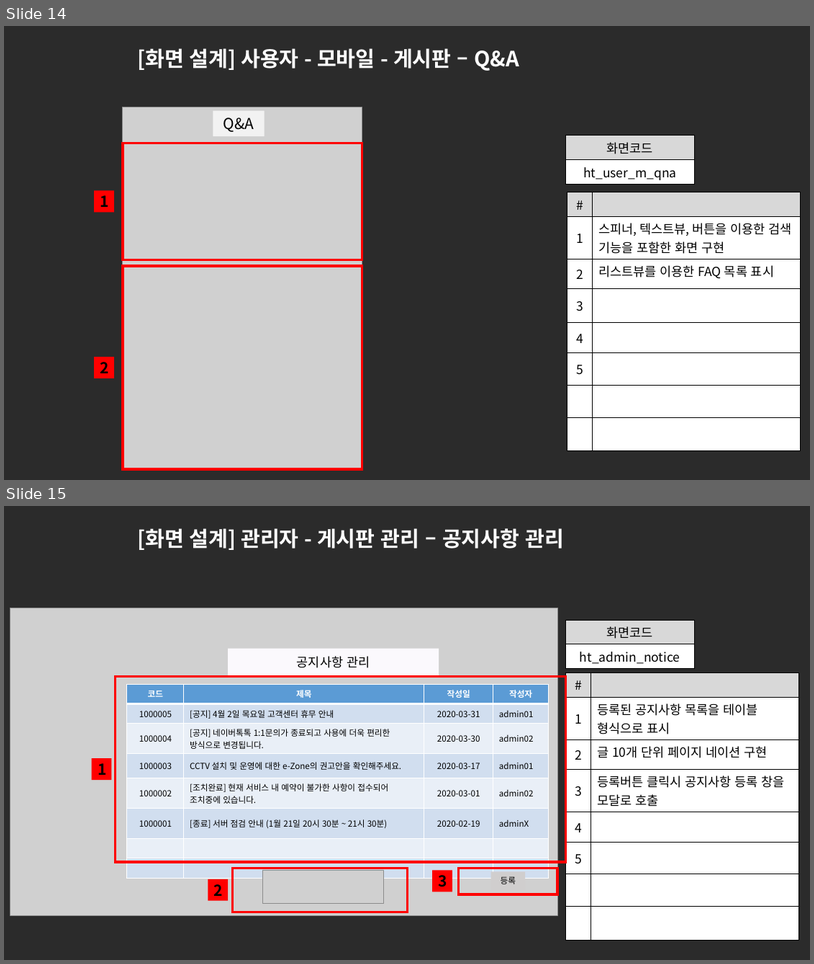
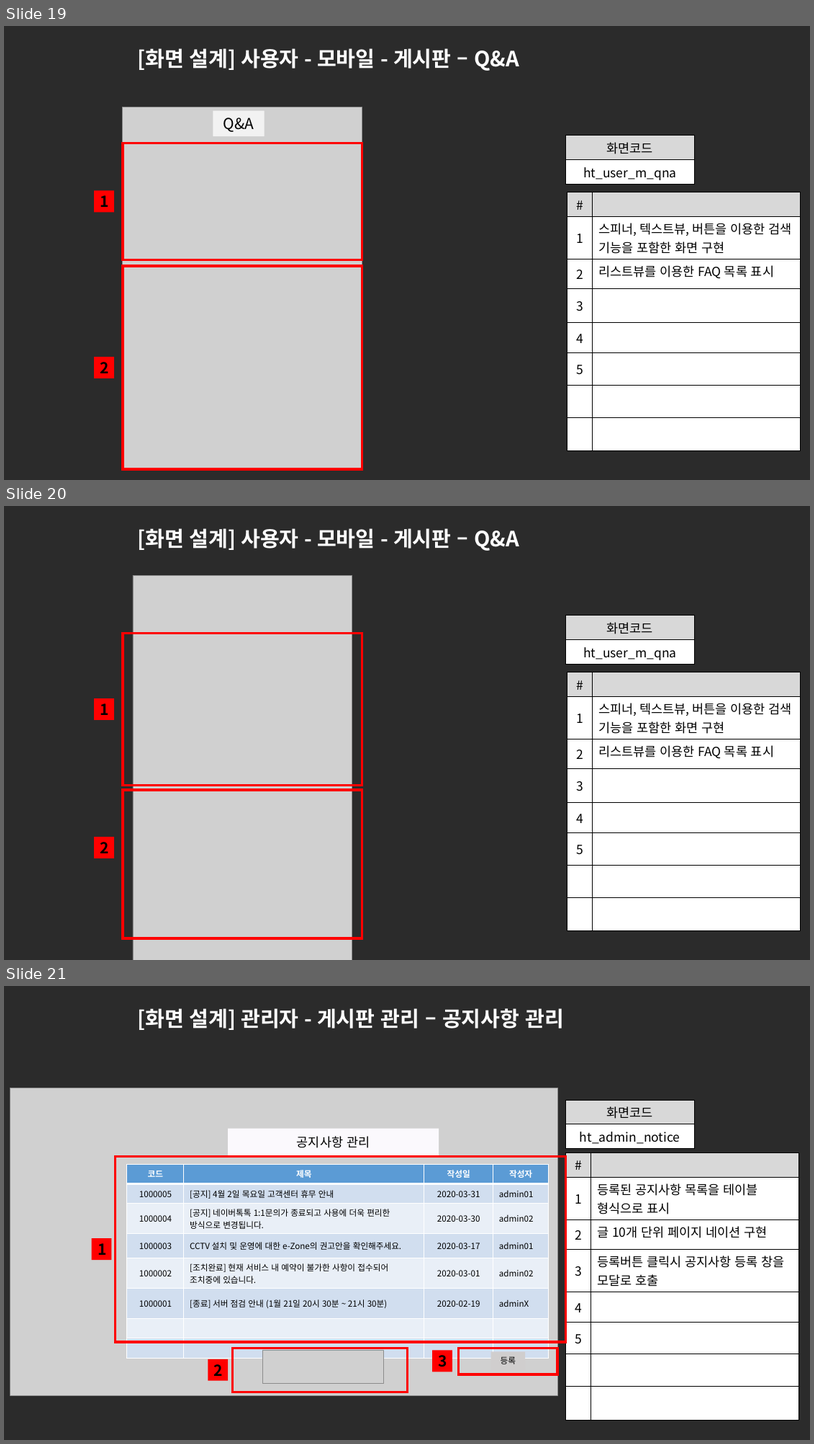
Before and after one commit to ezenteam2/e-Zone, a slide deck: 0 발표용 파워포인트/project05 - 파워포인트 종합 - 현태.pptx. Shown one above the other, each under a label of ours: slides 14 and 15 before the commit, slides 19, 20 and 21 after it. The pictures are 814x964 and 814x1444 pixels, drawn with LibreOffice and Linux fonts; fonts in the diff are those of the drawing; grey boxes stand for pictures; background and template pictures are left out; a plain dark background stands for a picture behind light text. Boxes give left, top, right and bottom in pixels: in the first picture for what was removed or moved away, otherwise in the second. Text is boxed around its words. In the diff, an @@ line names an element or a change of style, - is before the commit and + after.

```diff
--- a/0 발표용 파워포인트/project05 - 파워포인트 종합 - 현태.pptx
+++ b/0 발표용 파워포인트/project05 - 파워포인트 종합 - 현태.pptx
@@ slide 20 added at <box>4,506,810,960</box>, background picture (left out) @@
@@ title added at <box>137,528,520,551</box>, 25 pt, text #FFFFFF, bold @@
+[화면 설계] 사용자 - 모바일 - 게시판 – Q&A
@@ picture added at <box>133,575,352,960</box> @@
@@ rectangle added at <box>123,633,362,785</box>, outline #FF0000 3 pt @@
@@ table added at <box>566,615,695,663</box>, 2 rows, 1 columns @@
+화면코드
+ht_user_m_qna
@@ table added at <box>568,672,801,921</box>, 8 rows, 2 columns @@
+# | 
+1 | 스피너, 텍스트뷰, 버튼을 이용한 검색 기능을 포함한 화면 구현
+2 | 리스트뷰를 이용한 FAQ 목록 표시
+3 | 
+4 | 
+5 | 
+ | 
+ | 
@@ rectangle added at <box>94,698,114,720</box>, fill #FF0000, 18 pt, text #000000, bold @@
+1
@@ rectangle added at <box>123,790,362,938</box>, outline #FF0000 3 pt @@
@@ rectangle added at <box>94,837,114,858</box>, fill #FF0000, 18 pt, text #000000, bold @@
+2
@@ rectangle added at <box>702,874,715,886</box>, fill #48C0DC @@
@@ rectangle added at <box>702,885,715,898</box>, fill #194B57 @@
@@ rectangle added at <box>702,898,715,909</box>, fill #472179 @@
@@ what was slide 14 is now slide 19 @@
@@ what was slide 15 is now slide 21 @@
```
Also in this commit, not shown: 5 other slides added, 1 other file.
